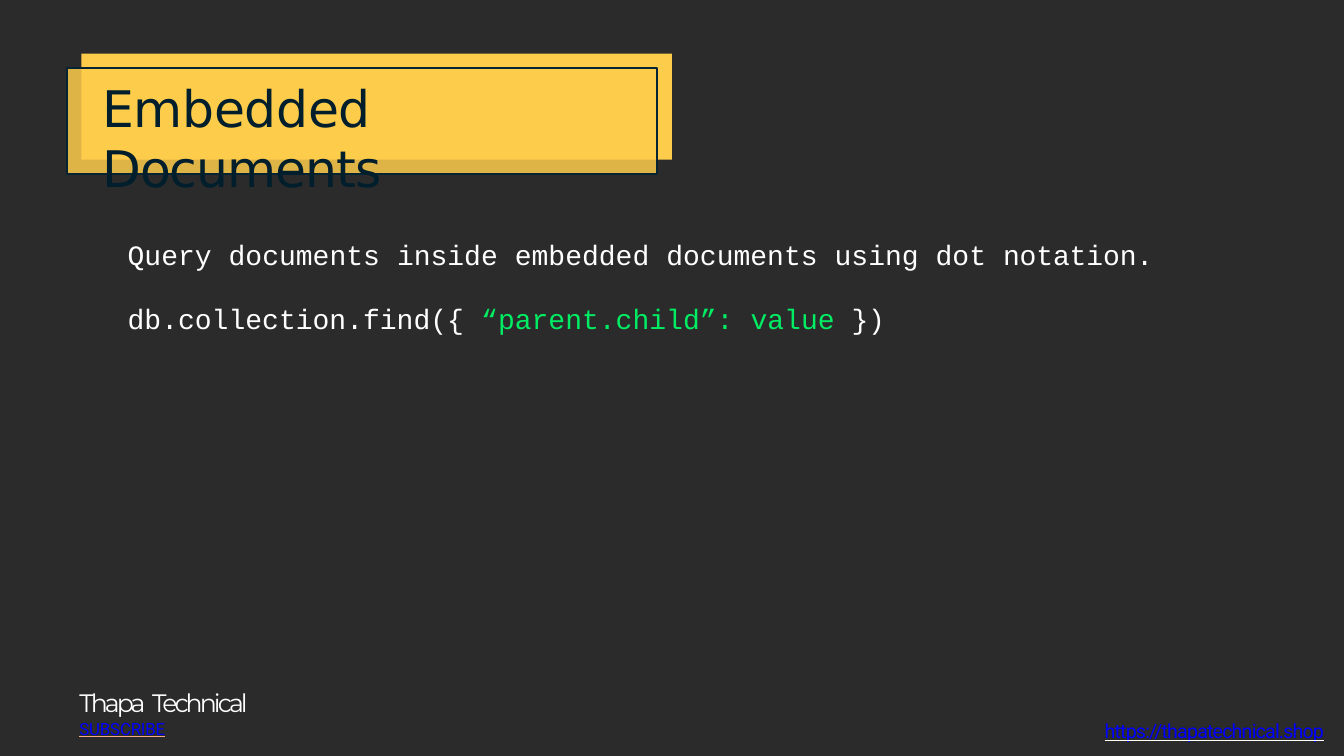
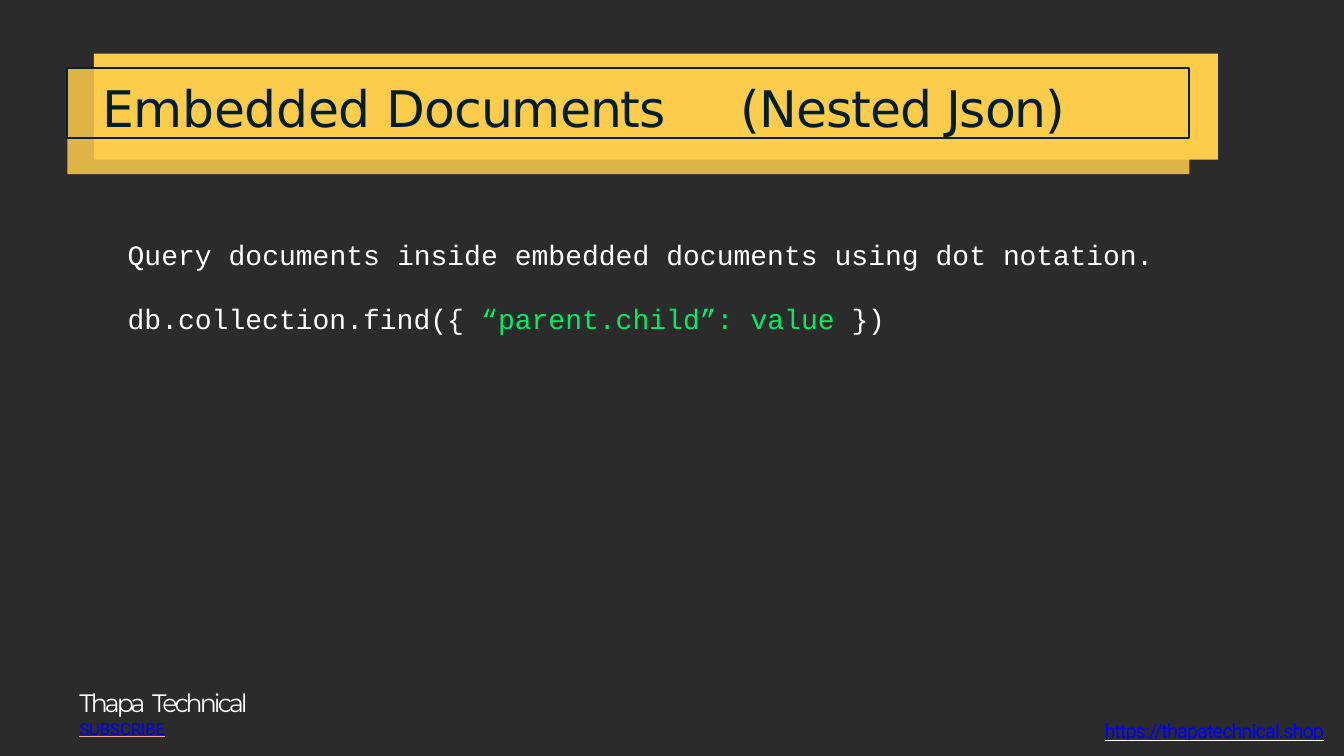
Before and after one commit to NehaTiwari2000/DBMS, a slide deck: slide 65 of MongoDB Commnads/MongoDB Course Neha.pptx (slide 57 before the commit). Drawn at 1344x756 pixels with LibreOffice and Linux fonts; fonts in the diff are those of the drawing; background and template pictures are left out; a plain dark background stands for a picture behind light text. Boxes give left, top, right and bottom in pixels: in the first picture for what was removed or moved away, otherwise in the second. Text is boxed around its words. In the diff, an @@ line names an element or a change of style, - is before the commit and + after.

```diff
--- a/MongoDB Commnads/MongoDB Course Neha.pptx
+++ b/MongoDB Commnads/MongoDB Course Neha.pptx
@@ freeform shape: place and size @@
-freeform shape at <box>82,53,673,159</box>
+freeform shape at <box>94,53,1218,159</box>
@@ title "Embedded Documents (Nested Json)": place and size @@
-title "Embedded Documents (Nested Json)" at <box>68,69,657,174</box>
+title "Embedded Documents (Nested Json)" at <box>68,69,1190,139</box>
@@ freeform shape: place and size @@
-freeform shape at <box>68,69,657,174</box>
+freeform shape at <box>68,69,1190,174</box>
@@ title at <box>102,88,1065,139</box>: text changed @@
-Embedded Documents
+Embedded Documents (Nested Json)
```
Also in this commit, not shown: 12 other slides changed, 19 slides added, 2 other files.
